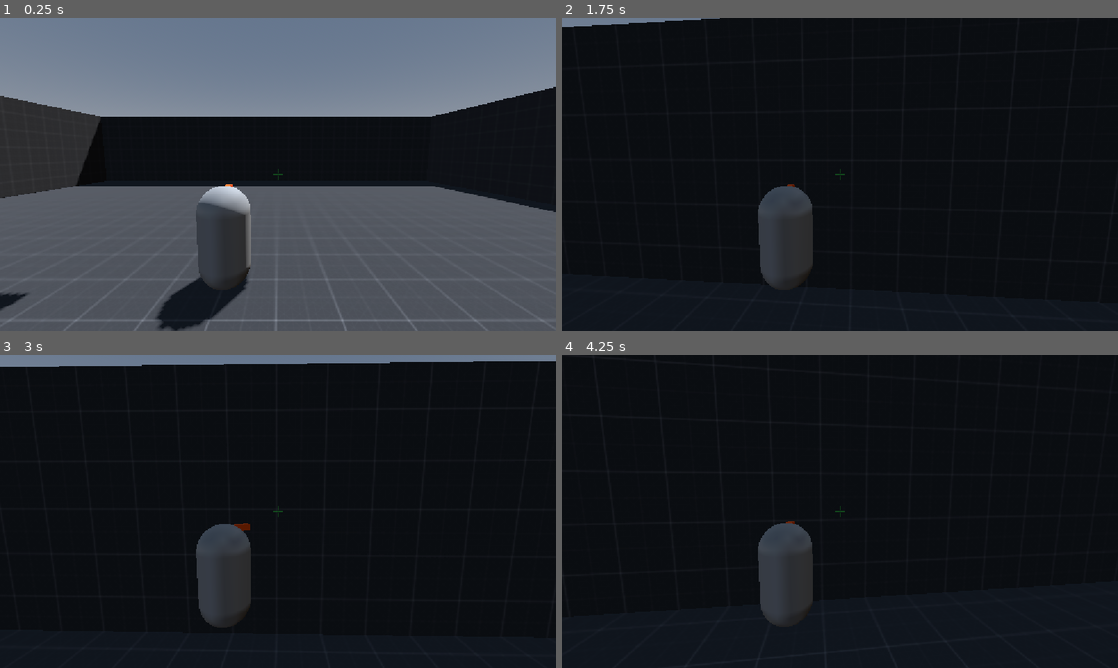
Above: before the commit, frames 1-4 (two rows, left to right).
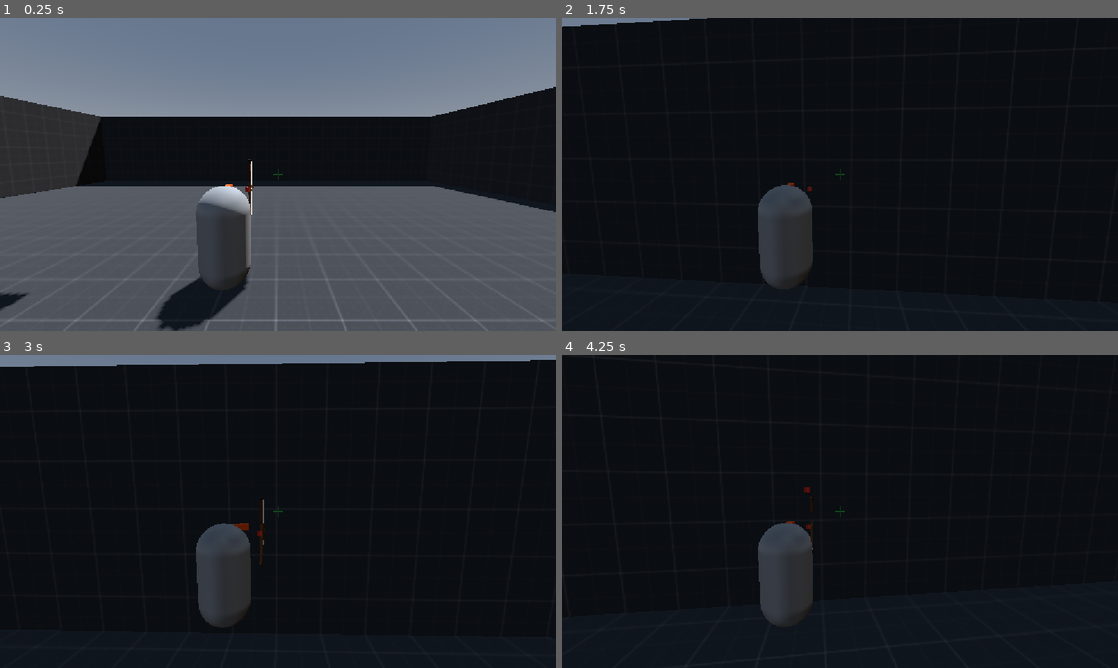
Above: after the commit, the same moments.

Repository: alavanzasp-code/IJStudio
Game: Godot game, scene res://Test Area (World)/test_area.tscn
The game is run twice, just before and just after one commit, with the same random seed, the same clock (stepped at 60 frames per second) and the same inputs.
Inputs (mouse positions are in pixels of both pictures, inside the frame that each line leads up to):
- Up to frame 1 (0.25 s): no input
- Up to frame 2 (1.75 s): tap Enter at 0.5 s; move the mouse to (867, 174) at 0.52 s; hold Shift (sprint) 0.53-1.28 s; hold W (up) from 0.53 s (still down); tap Ctrl (slide) at 0.6 s; click (867, 174) at 0.67 s; tap Space (jump) at 0.77, 1.52 s; move the mouse to (812, 174) at 1.27 s; tap Shift (sprint) at 1.35 s; click (812, 174) at 1.55 s
- Up to frame 3 (3 s): keep holding W (up); move the mouse to (289, 505) at 2.02 s; press the mouse at (289, 505) at 2.03 s; tap Ctrl (slide) at 2.3 s; tap Space (jump) at 2.75 s; move the mouse to (272, 517) at 2.77 s; release the mouse at (272, 517) at 2.78 s; tap F (grapple) at 2.85 s; click (272, 517) at 2.92 s
- Up to frame 4 (4.25 s): keep holding W (up); tap Space (jump) at 3.02, 3.77 s; tap Shift (sprint) at 3.05 s; move the mouse to (878, 514) at 3.52 s; press the mouse at (878, 514) at 3.53 s; tap Ctrl (slide) at 3.6 s

The runs differ from the first frame. In frame 1, less than 0.1% of the frame differs, in the area x 44-46%, y 45-63%; in frame 2, 0.1%; in frame 3, 0.2%, in the area x 6-100%, y 1-86%; in frame 4, less than 0.1%.

Commit message:
bow and arrow

Diff:
--- a/Character (Player Test Sub)/player_(test).gd
+++ b/Character (Player Test Sub)/player_(test).gd
@@ -340,6 +340,7 @@
 
 func start_slide():
 	is_sliding = true
+	@warning_ignore("narrowing_conversion")
 	slide_timer = slide_duration
 
 	# Slide in the direction the player is currently moving
--- a/Test Area (World)/camera_settings.gd
+++ b/Test Area (World)/camera_settings.gd
@@ -65,7 +65,7 @@
 	# clips through walls or the floor.
 	var ideal_local := Vector3(_view_x, _base_camera_pos.y, _base_camera_pos.z)
 	var ideal_world := global_transform * ideal_local
-	var anchor := global_position + Vector3(0, 0.5, 0)
+	var anchor := global_position + Vector3(0, 0.5, 1)
 
 	var space := get_world_3d().direct_space_state
 	var query := PhysicsRayQueryParameters3D.create(anchor, ideal_world)
--- a/Test Area (World)/player_(test).tscn
+++ b/Test Area (World)/player_(test).tscn
@@ -3,6 +3,7 @@
 [ext_resource type="Script" uid="uid://cyfg3k13d4fkc" path="res://Character (Player Test Sub)/player_(test).gd" id="1_5b8i2"]
 [ext_resource type="Script" uid="uid://uwnwpa8croaq" path="res://Test Area (World)/camera_settings.gd" id="2_uyn5y"]
 [ext_resource type="Script" uid="uid://bdy13d18cgfe1" path="res://Character (Player Test Sub)/crosshair.gd" id="3_chhr"]
+[ext_resource type="PackedScene" path="res://Weapons/bow_(test).tscn" id="4_bow"]
 
 [sub_resource type="CapsuleShape3D" id="CapsuleShape3D_mltf8"]
 
@@ -16,6 +17,9 @@
 
 [node name="Player (Test)" type="CharacterBody3D" unique_id=1302519365]
 script = ExtResource("1_5b8i2")
+
+[node name="Bow" parent="." unique_id=967329203 instance=ExtResource("4_bow")]
+transform = Transform3D(1, 0, 0, 0, 1, 0, 0, 0, 1, 0.42, 0.85, -0.6)
 
 [node name="CollisionShape3D" type="CollisionShape3D" parent="." unique_id=857204942]
 transform = Transform3D(1, 0, 0, 0, 1, 0, 0, 0, 1, 0, 0.118676186, 0)
--- /dev/null
+++ b/Weapons/arrow_(test).gd
@@ -0,0 +1,96 @@
+class_name Arrow
+extends RigidBody3D
+
+@export var lifetime := 20.0
+@export var arrow_gravity := 0.9
+
+var _frozen := false
+
+
+func _ready() -> void:
+	contact_monitor = true
+	max_contacts_reported = 4
+	lock_rotation = true
+	continuous_cd = true
+	gravity_scale = arrow_gravity
+	body_entered.connect(_on_body_entered)
+
+	var col := get_node_or_null("CollisionShape3D")
+	if col is CollisionShape3D:
+		col.rotation_degrees = Vector3(90, 0, 0)
+
+	build_arrow_mesh(self)
+	_autofree()
+
+
+static func build_arrow_mesh(parent: Node3D) -> void:
+	var wood := StandardMaterial3D.new()
+	wood.albedo_color = Color(0.52, 0.33, 0.16, 1.0)
+	wood.roughness = 0.85
+
+	var fletch := StandardMaterial3D.new()
+	fletch.albedo_color = Color(0.82, 0.22, 0.16, 1.0)
+
+	var shaft := CylinderMesh.new()
+	shaft.top_radius = 0.012
+	shaft.bottom_radius = 0.012
+	shaft.height = 0.9
+	shaft.material = wood
+
+	var mi := MeshInstance3D.new()
+	mi.mesh = shaft
+	mi.rotation_degrees = Vector3(90, 0, 0)
+	parent.add_child(mi)
+
+	var head := CylinderMesh.new()
+	head.bottom_radius = 0.04
+	head.top_radius = 0.0
+	head.height = 0.16
+	head.material = wood
+
+	mi = MeshInstance3D.new()
+	mi.mesh = head
+	mi.position = Vector3(0, 0, -0.53)
+	mi.rotation_degrees = Vector3(-90, 0, 0)
+	parent.add_child(mi)
+
+	for i in 3:
+		var fin := BoxMesh.new()
+		fin.size = Vector3(0.012, 0.09, 0.1)
+		fin.material = fletch
+
+		mi = MeshInstance3D.new()
+		mi.mesh = fin
+		mi.position = Vector3(0, 0, 0.42)
+		mi.rotation_degrees = Vector3(0, float(i) * 120.0, 0)
+		parent.add_child(mi)
+
+
+func _integrate_forces(state: PhysicsDirectBodyState3D) -> void:
+	if _frozen:
+		return
+	var vel := state.linear_velocity
+	if vel.length_squared() < 4.0:
+		return
+	var dir := vel.normalized()
+	var up := Vector3.UP
+	if absf(dir.dot(Vector3.UP)) > 0.99:
+		up = Vector3.FORWARD
+	var t := state.transform
+	t.basis = Basis.looking_at(dir, up)
+	state.transform = t
+
+
+func _on_body_entered(_body: Node) -> void:
+	if _frozen:
+		return
+	_frozen = true
+	freeze = true
+	linear_velocity = Vector3.ZERO
+	angular_velocity = Vector3.ZERO
+
+
+func _autofree() -> void:
+	await get_tree().create_timer(lifetime).timeout
+	if not _frozen:
+		queue_free()
--- /dev/null
+++ b/Weapons/arrow_(test).tscn
@@ -0,0 +1,13 @@
+[gd_scene format=3]
+
+[ext_resource type="Script" path="res://Weapons/arrow_(test).gd" id="1_arrow"]
+
+[sub_resource type="CapsuleShape3D" id="CapsuleShape3D_arrow"]
+radius = 0.04
+height = 0.85
+
+[node name="Arrow" type="RigidBody3D"]
+script = ExtResource("1_arrow")
+
+[node name="CollisionShape3D" type="CollisionShape3D" parent="."]
+shape = SubResource("CapsuleShape3D_arrow")
--- /dev/null
+++ b/Weapons/bow_(test).gd
@@ -0,0 +1,129 @@
+class_name Bow
+extends Node3D
+
+const ARROW_SCENE: PackedScene = preload("res://Weapons/arrow_(test).tscn")
+
+@export var draw_time := 0.55
+@export var arrow_speed := 26.0
+@export_range(0.0, 1.0, 0.01) var min_charge := 0.4
+
+var _draw := 0.0
+var _string: MeshInstance3D
+var _nock: Node3D
+
+var _camera: Camera3D
+var _player: CharacterBody3D
+var _camera_settings: Node
+
+
+func _ready() -> void:
+	_player = get_parent() as CharacterBody3D
+	if _player == null:
+		push_error("Bow must be a direct child of the player CharacterBody3D.")
+		set_physics_process(false)
+		return
+
+	_camera = _player.get_node_or_null("Camera Settings/Camera3D") as Camera3D
+	_camera_settings = _player.get_node_or_null("Camera Settings")
+
+	if _camera == null:
+		push_error("Bow could not find the player camera.")
+		set_physics_process(false)
+		return
+
+	_build_bow()
+
+
+func _physics_process(delta: float) -> void:
+	var drawing := (
+		Input.is_action_pressed("shoot")
+		and Input.get_mouse_mode() == Input.MOUSE_MODE_CAPTURED
+	)
+
+	if drawing:
+		_draw = clampf(_draw + delta / draw_time, 0.0, 1.0)
+	elif _draw > 0.0:
+		fire()
+		_draw = 0.0
+
+	_aim_bow()
+	_update_draw_visual(delta)
+
+
+func fire() -> void:
+	var dir := -global_transform.basis.z
+	var origin := global_position + dir * 0.12
+
+	var arrow: RigidBody3D = ARROW_SCENE.instantiate()
+	get_tree().current_scene.add_child(arrow)
+
+	var up := Vector3.UP
+	if absf(dir.dot(Vector3.UP)) > 0.99:
+		up = Vector3.FORWARD
+	arrow.global_transform = Transform3D(Basis.looking_at(dir, up), origin)
+	if _player != null:
+		arrow.add_collision_exception_with(_player)
+
+	var charge := maxf(_draw, min_charge)
+	arrow.linear_velocity = dir * (arrow_speed * charge)
+
+	if _camera_settings != null and _camera_settings.has_method("add_shake"):
+		_camera_settings.add_shake(0.05 + charge * 0.03)
+
+
+func _aim_bow() -> void:
+	var dir := -_camera.global_transform.basis.z
+	var up := Vector3.UP
+	if absf(dir.dot(Vector3.UP)) > 0.99:
+		up = Vector3.FORWARD
+	var t := global_transform
+	t.basis = Basis.looking_at(dir, up)
+	global_transform = t
+
+
+func _update_draw_visual(delta: float) -> void:
+	var k := clampf(16.0 * delta, 0.0, 1.0)
+	_string.position.z = lerpf(_string.position.z, -0.13 + _draw * 0.13, k)
+	_nock.position.z = lerpf(_nock.position.z, -0.06 + _draw * 0.16, k)
+
+
+func _build_bow() -> void:
+	var wood := StandardMaterial3D.new()
+	wood.albedo_color = Color(0.42, 0.24, 0.1, 1.0)
+	wood.roughness = 0.9
+
+	var dark := StandardMaterial3D.new()
+	dark.albedo_color = Color(0.16, 0.09, 0.05, 1.0)
+
+	var string_mat := StandardMaterial3D.new()
+	string_mat.albedo_color = Color(0.9, 0.9, 0.88, 1.0)
+
+	_add_box(Vector3(0.06, 0.3, 0.05), Vector3(0, 0, 0.03), Vector3.ZERO, wood)
+	_add_box(Vector3(0.05, 0.62, 0.045), Vector3(0, 0.3, 0.06), Vector3(20, 0, 0), wood)
+	_add_box(Vector3(0.05, 0.62, 0.045), Vector3(0, -0.3, 0.06), Vector3(-20, 0, 0), wood)
+	_add_box(Vector3(0.06, 0.08, 0.06), Vector3(0, 0.58, 0.1), Vector3(20, 0, 0), dark)
+	_add_box(Vector3(0.06, 0.08, 0.06), Vector3(0, -0.58, 0.1), Vector3(-20, 0, 0), dark)
+
+	var string_mesh := BoxMesh.new()
+	string_mesh.size = Vector3(0.03, 1.22, 0.012)
+	_string = MeshInstance3D.new()
+	_string.mesh = string_mesh
+	_string.position = Vector3(0, 0, -0.13)
+	_string.material_override = string_mat
+	add_child(_string)
+
+	_nock = Node3D.new()
+	_nock.position = Vector3(0, 0, -0.06)
+	add_child(_nock)
+	Arrow.build_arrow_mesh(_nock)
+
+
+func _add_box(sz: Vector3, pos: Vector3, rot_deg: Vector3, mat: StandardMaterial3D) -> void:
+	var mesh := BoxMesh.new()
+	mesh.size = sz
+	var mi := MeshInstance3D.new()
+	mi.mesh = mesh
+	mi.position = pos
+	mi.rotation_degrees = rot_deg
+	mi.material_override = mat
+	add_child(mi)
--- /dev/null
+++ b/Weapons/bow_(test).tscn
@@ -0,0 +1,6 @@
+[gd_scene format=3]
+
+[ext_resource type="Script" path="res://Weapons/bow_(test).gd" id="1_bow"]
+
+[node name="Bow" type="Node3D"]
+script = ExtResource("1_bow")
--- a/project.godot
+++ b/project.godot
@@ -67,6 +67,11 @@
 "events": [Object(InputEventKey,"resource_local_to_scene":false,"resource_name":"","device":-1,"window_id":0,"alt_press …(192 unchanged characters)…
 ]
 }
+shoot={
+"deadzone": 0.2,
+"events": [Object(InputEventMouseButton,"resource_local_to_scene":false,"resource_name":"","device":-1,"window_id":0,"alt_pressed":false,"shift_pressed":false,"ctrl_pressed":false,"meta_pressed":false,"button_mask":0,"position":Vector2(0, 0),"global_position":Vector2(0, 0),"factor":1.0,"button_index":1,"canceled":false,"pressed":false,"double_click":false,"script":null)
+]
+}
 
 [layer_names]
 
Not shown, added: Weapons/arrow_(test).gd.uid
Not shown, added: Weapons/bow_(test).gd.uid
